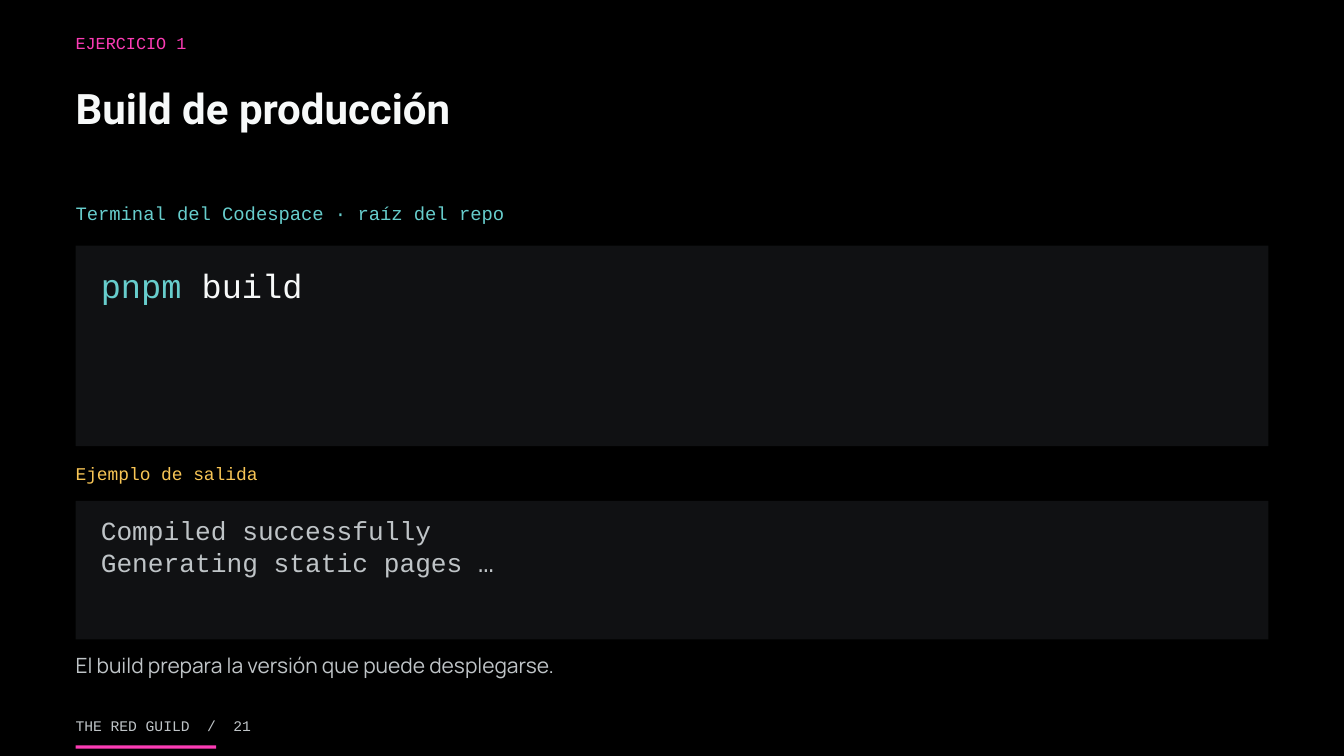
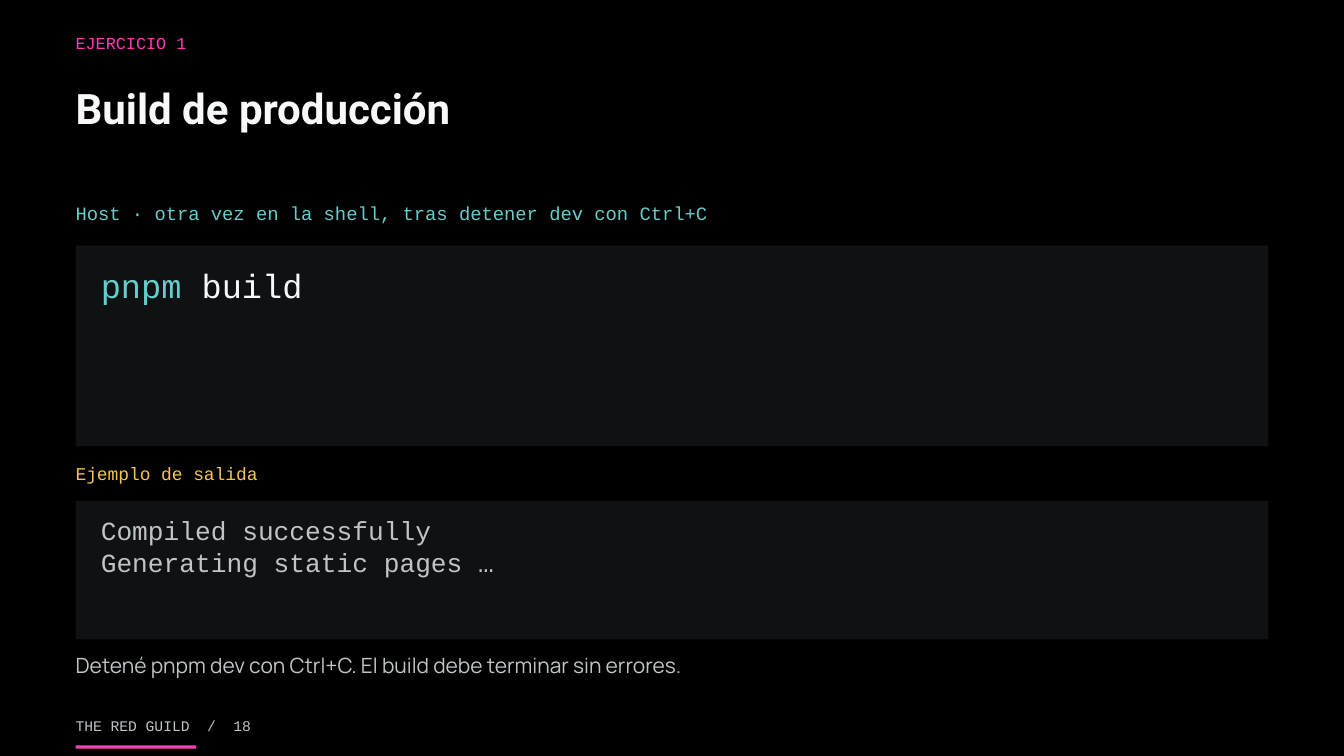
Before and after one commit to theredguild/github-ai-automation-lab, a slide deck: slide 18 of slides/workshop.pptx (slide 21 before the commit). Drawn at 1344x756 pixels with LibreOffice and Linux fonts; fonts in the diff are those of the drawing. Boxes give left, top, right and bottom in pixels: in the first picture for what was removed or moved away, otherwise in the second. Text is boxed around its words. In the diff, an @@ line names an element or a change of style, - is before the commit and + after.

Commit message:
docs: move optional Codespaces demo after published app

```diff
--- a/slides/workshop.pptx
+++ b/slides/workshop.pptx
@@ text at box(76, 206, 708, 224): text changed @@
-Terminal del Codespace · raíz del repo
+Host · otra vez en la shell, tras detener dev con Ctrl+C
@@ text at box(76, 656, 682, 678): text changed @@
-El build prepara la versión que puede desplegarse.
+Detené pnpm dev con Ctrl+C. El build debe terminar sin errores.
@@ text at box(76, 721, 251, 731): text changed @@
-THE RED GUILD / 21
+THE RED GUILD / 18
@@ rectangle: place and size @@
-rectangle at box(76, 746, 217, 749)
+rectangle at box(76, 746, 197, 749)
```
Also in this commit, not shown: 44 other slides changed, 5 slides added, 5 slides removed, 3 other files.
